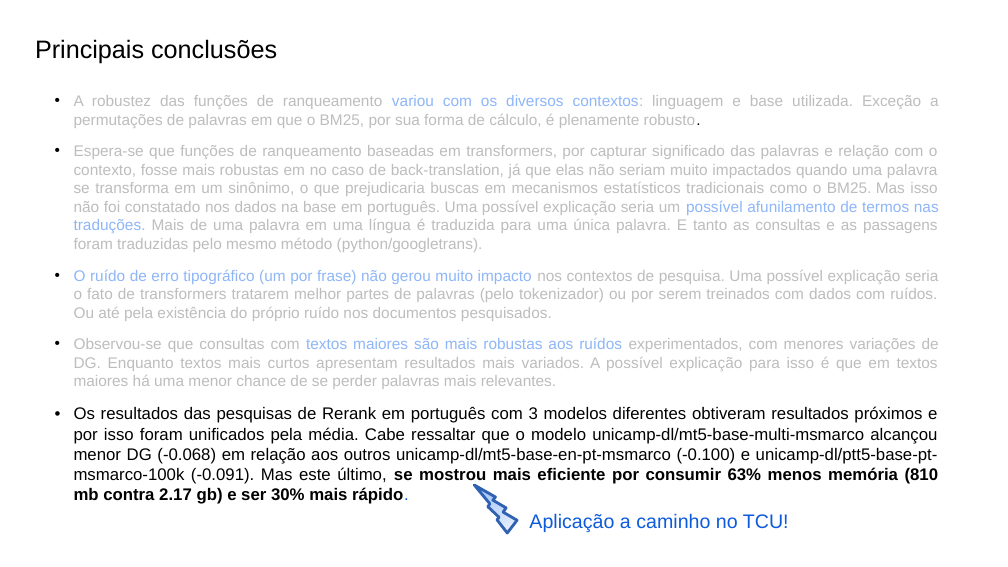
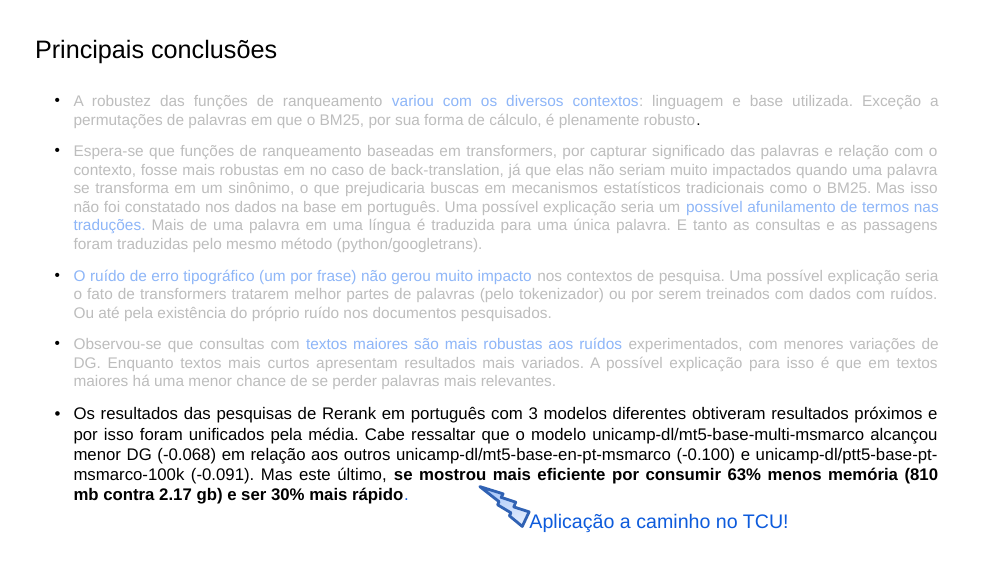
Before and after one commit to leonardo3108/robustez-query, a slide deck: slide 14 of docs/presentations/Apresentação final - 20211209.pptx. Drawn at 1008x567 pixels with LibreOffice and Linux fonts; fonts in the diff are those of the drawing. Boxes give left, top, right and bottom in pixels: in the first picture for what was removed or moved away, otherwise in the second. Text is boxed around its words. In the diff, an @@ line names an element or a change of style, - is before the commit and + after.

```diff
--- a/docs/presentations/Apresentação final - 20211209.pptx
+++ b/docs/presentations/Apresentação final - 20211209.pptx
@@ lightning bolt at (480, 471, 534, 535): rotation 165 to 153 degrees @@
```
Also in this commit, not shown: 4 other slides changed, 1 slide added.
